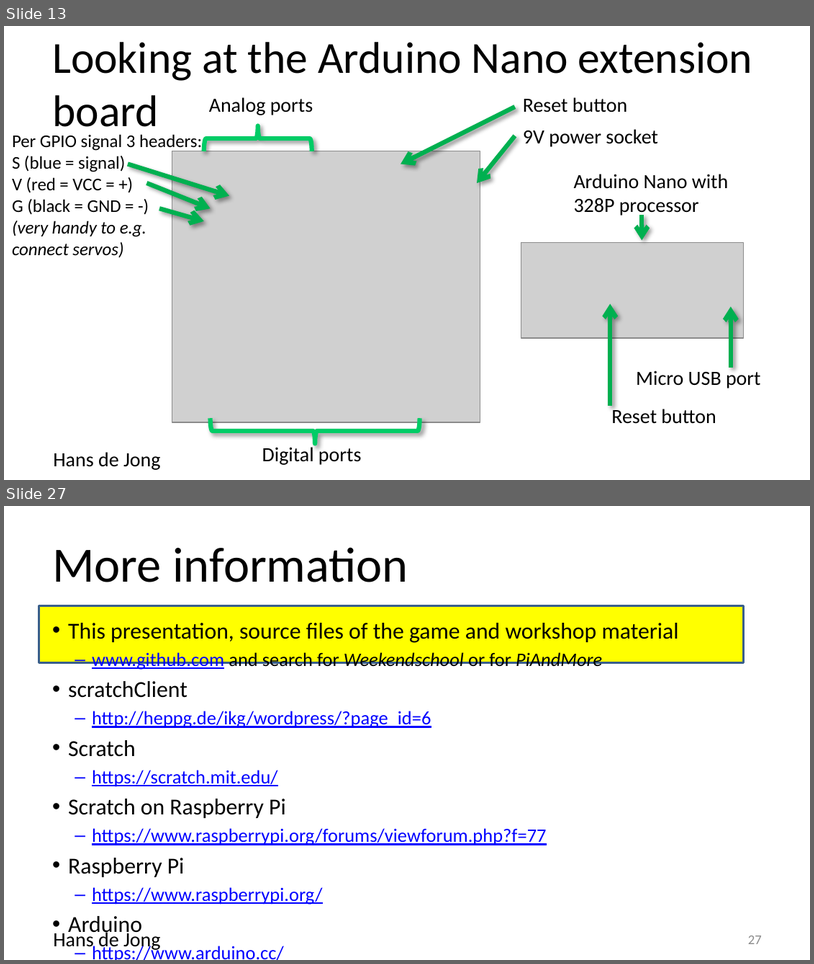
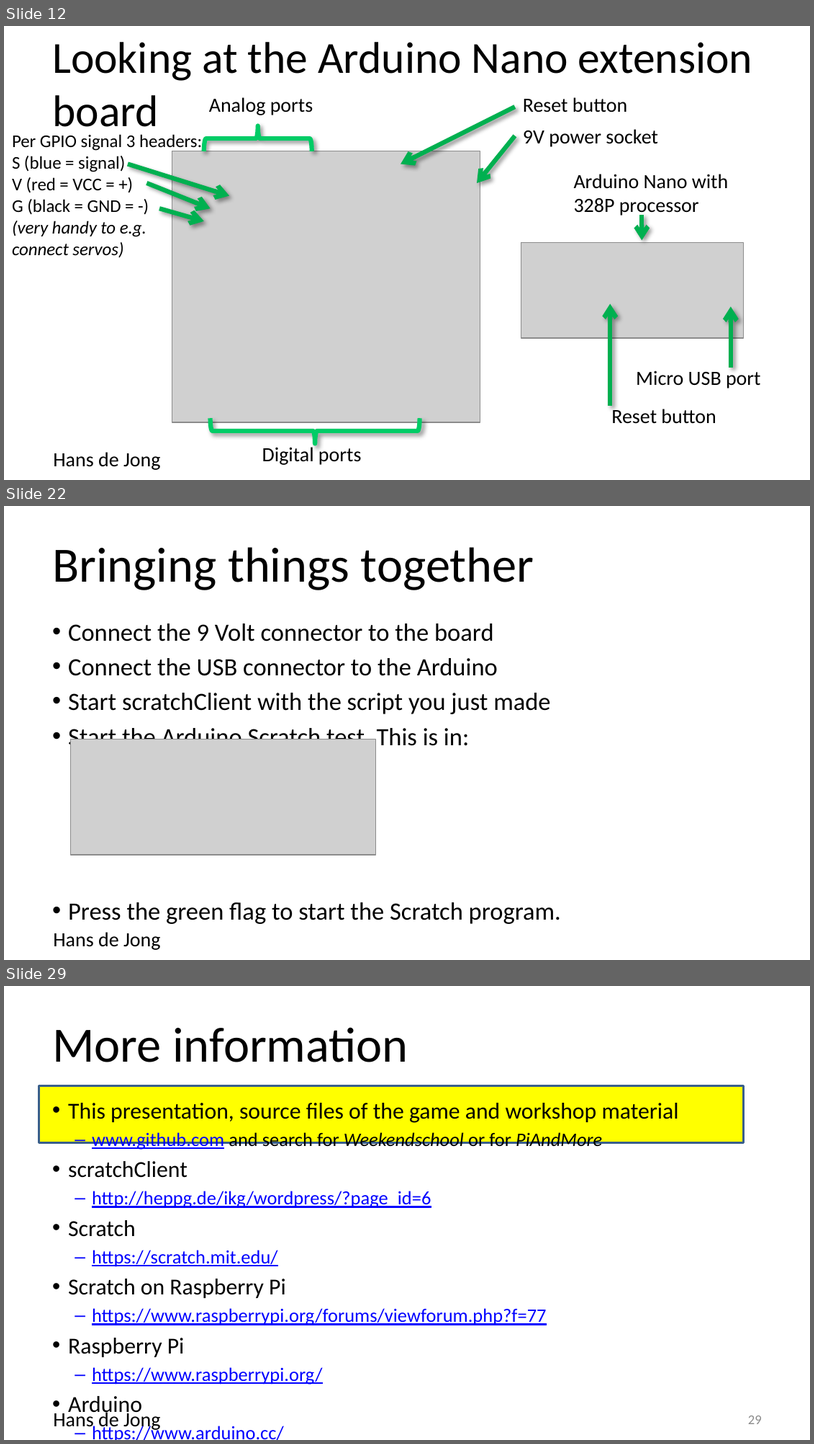
Before and after one commit to hansdejongehv/Weekendschool-PiAndMore, a slide deck: PiAndMore/Part-1--Breadboard/PiAndMore workshop physical computing with Arduino - part 1 - Breadboard v0.1.pptx. Shown one above the other, each under a label of ours: slides 13 and 27 before the commit, slides 12, 22 and 29 after it; the slides between them are not shown. The pictures are 814x964 and 814x1444 pixels, drawn with LibreOffice and Linux fonts; fonts in the diff are those of the drawing; grey boxes stand for pictures; background and template pictures are left out. Boxes give left, top, right and bottom in pixels: in the first picture for what was removed or moved away, otherwise in the second. Text is boxed around its words. In the diff, an @@ line names an element or a change of style, - is before the commit and + after.

```diff
--- a/PiAndMore/Part-1--Breadboard/PiAndMore workshop physical computing with Arduino - part 1 - Breadboard v0.1.pptx
+++ b/PiAndMore/Part-1--Breadboard/PiAndMore workshop physical computing with Arduino - part 1 - Breadboard v0.1.pptx
@@ slide 22 added at (4,506,810,960), background #FFFFFF; not listed: 1 template element that a slide beside it also shows @@
@@ title added at (52,547,534,590), 44 pt, text #000000 @@
+Bringing things together
@@ text added at (68,623,550,924), 22.2 pt, text #000000 @@
+• Connect the 9 Volt connector to the board
+• Connect the USB connector to the Arduino
+• Start scratchClient with the script you just made
+• Start the Arduino Scratch test. This is in:
+• Press the green flag to start the Scratch program.
@@ picture added at (71,739,376,854) @@
@@ what was slide 13 is now slide 12 @@
@@ what was slide 27 is now slide 29 @@
@@ page number at (748,1415,762,1424): text changed @@
-27
+29
```
Also in this commit, not shown: 9 slides changed, 8 other slides added, 7 slides removed, 3 other files.
